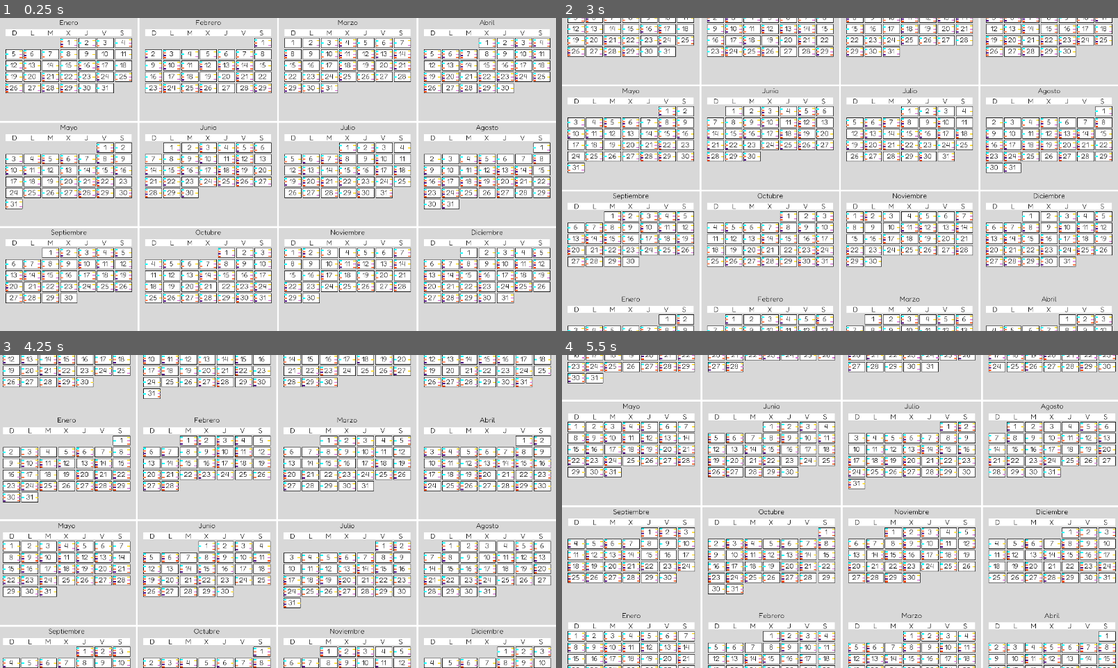
Above: before the commit, frames 1-4 (two rows, left to right).
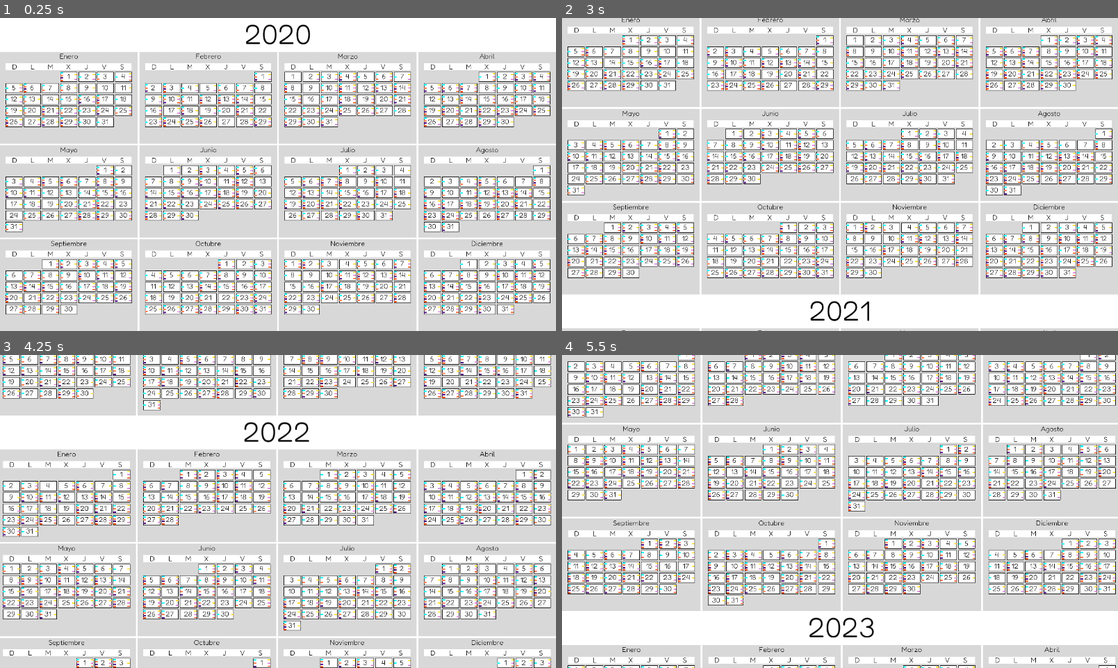
Above: after the commit, the same moments.

Repository: LeoleUCAB/herramienta-rrhh
Game: Godot game, scene res://Calendar.tscn
Two runs of this game, one before a commit and one after it. Both use one fixed random seed, a clock stepped at 60 frames per second and the inputs below.
Inputs (mouse positions are in pixels of both pictures, inside the frame that each line leads up to):
- Up to frame 1 (0.25 s): no input
- Up to frame 2 (3 s): tap Enter at 0.5, 2 s; move the mouse to (962, 158) at 0.52 s; press the mouse at (962, 158) at 0.53 s; release the mouse at (962, 158) at 1.25 s; tap Space at 1.25, 2.75 s; drag from (728, 190) to (812, 237) at 1.27 s; move the mouse to (895, 105) at 2.02 s; tap Mouse wheel down (cam_zoom_out) at 2.1 s; click (895, 105) at 2.17 s; drag from (812, 237) to (673, 127) at 2.77 s
- Up to frame 3 (4.25 s): move the mouse to (444, 558) at 3.52 s; tap Mouse wheel up (cam_zoom_in) at 3.6 s; click (444, 558) at 3.67 s
- Up to frame 4 (5.5 s): tap Enter at 4.25 s; drag from (673, 464) to (756, 433) at 4.27 s; move the mouse to (867, 511) at 5.02 s; press the mouse at (867, 511) at 5.03 s

The runs differ from the first frame. In frame 1, 45% of the frame differs, in the area x 0-100%, y 0-95%; in frame 2, 45%; in frame 3, 47%; in frame 4, 47%, in the area x 0-100%, y 0-100%.

Commit message:
Label para los Años
- Agregado un Label que muestra el año en la vista Year

Diff:
--- a/scenes/yearView/Year.gd
+++ b/scenes/yearView/Year.gd
@@ -1,12 +1,14 @@
 extends Control
 
 onready var grid = $MonthGrid
+onready var yearNumber = $YearNumber
 
 export var monthScene: PackedScene
 
 var year: int = 1900 setget setYear
 
 func _ready():
+	yearNumber.text = year as String
 	for i in range(12):
 		var newMonth = monthScene.instance()
 		var newMonthDate: Dictionary = {
--- a/scenes/yearView/Year.tscn
+++ b/scenes/yearView/Year.tscn
@@ -1,14 +1,22 @@
-[gd_scene load_steps=3 format=2]
+[gd_scene load_steps=5 format=2]
 
 [ext_resource path="res://scenes/yearView/Month.tscn" type="PackedScene" id=1]
+[ext_resource path="res://res/fonts/fredoka/Fredoka-VariableFont_wdth,wght.ttf" type="DynamicFontData" id=2]
 [ext_resource path="res://scenes/yearView/Year.gd" type="Script" id=3]
 
+[sub_resource type="DynamicFont" id=1]
+size = 64
+outline_size = 1
+use_mipmaps = true
+use_filter = true
+font_data = ExtResource( 2 )
+
 [node name="Year" type="Control"]
-anchor_right = 1.0
-anchor_bottom = 1.0
-margin_right = -1280.0
-margin_bottom = -720.0
-rect_min_size = Vector2( 35850, 20160 )
+anchor_right = 28.008
+anchor_bottom = 31.389
+margin_right = -0.242188
+margin_bottom = -0.0820313
+rect_min_size = Vector2( 35850, 23000 )
 mouse_filter = 2
 size_flags_horizontal = 3
 size_flags_vertical = 3
@@ -19,16 +27,18 @@
 monthScene = ExtResource( 1 )
 
 [node name="ColorRect" type="ColorRect" parent="."]
-margin_right = 35840.0
-margin_bottom = 20160.0
+anchor_right = 1.0
+anchor_bottom = 1.0
 mouse_filter = 2
 __meta__ = {
 "_edit_use_anchors_": false
 }
 
 [node name="MonthGrid" type="GridContainer" parent="."]
+anchor_top = 0.108
+anchor_bottom = 1.0
+margin_top = -0.800049
 margin_right = 35840.0
-margin_bottom = 20160.0
 mouse_filter = 2
 custom_constants/vseparation = 112
 custom_constants/hseparation = 112
@@ -36,3 +46,21 @@
 __meta__ = {
 "_edit_use_anchors_": false
 }
+
+[node name="YearNumber" type="Label" parent="."]
+anchor_left = 0.5
+anchor_right = 0.5
+margin_left = -17925.0
+margin_top = -200.0
+margin_right = -16645.0
+margin_bottom = -113.0
+rect_scale = Vector2( 28, 28 )
+size_flags_horizontal = 4
+custom_fonts/font = SubResource( 1 )
+custom_colors/font_color = Color( 0, 0, 0, 1 )
+text = "Test"
+align = 1
+valign = 1
+__meta__ = {
+"_edit_use_anchors_": false
+}
